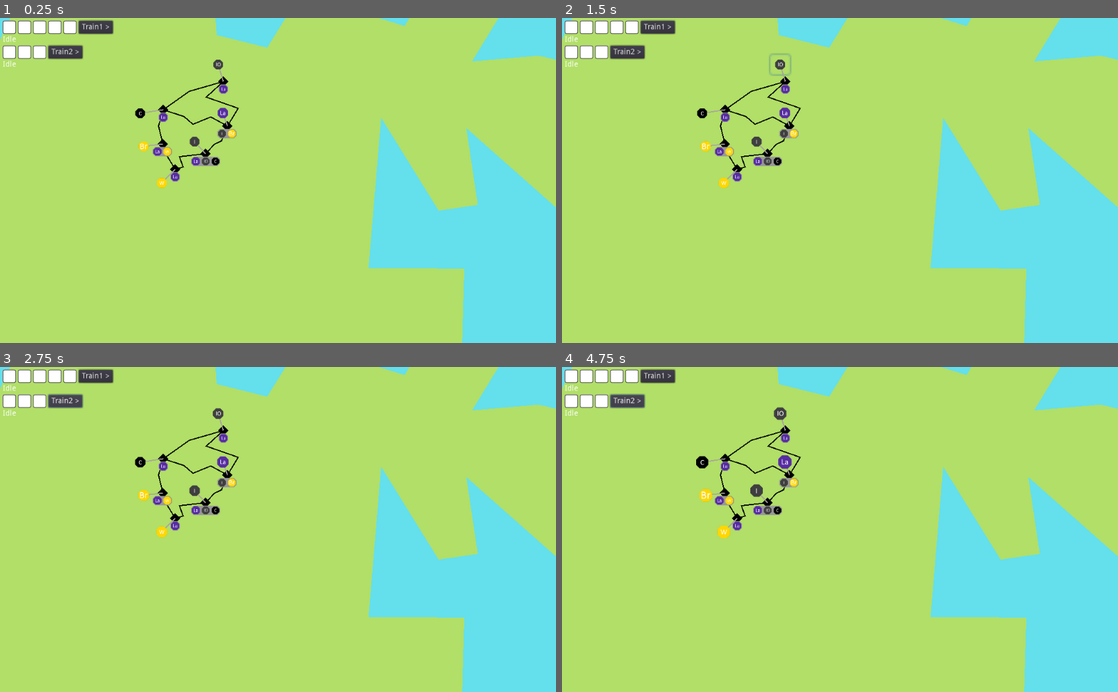
Above: before the commit, frames 1-4 (two rows, left to right).
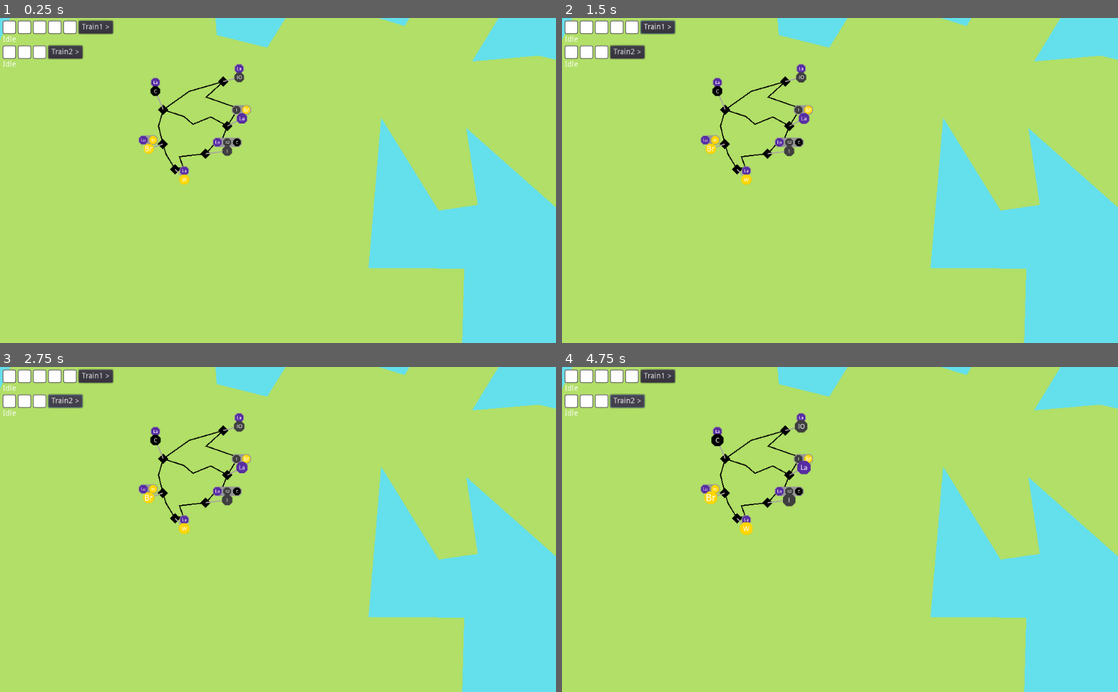
Above: after the commit, the same moments.

Repository: LeBoku/supply-chained
Game: Godot game, scene res://Game.tscn
Two runs of this game, one before a commit and one after it. Both use one fixed random seed, a clock stepped at 60 frames per second and the inputs below.
Inputs (mouse positions are in pixels of both pictures, inside the frame that each line leads up to):
- Up to frame 1 (0.25 s): no input
- Up to frame 2 (1.5 s): click "Train1 >" at 0.5 s; click (778, 63) at 1.27 s
- Up to frame 3 (2.75 s): click "Train2 >" at 2 s
- Up to frame 4 (4.75 s): click (778, 412) at 2.77 s; click "Train1 >" at 3.5 s; click "Train2 >" at 4.25 s

The runs differ from the first frame. In frame 1, 1.6% of the frame differs, in the area x 24-46%, y 12-53%; in frame 2, 1.7%; in frame 3, 1.6%; in frame 4, 1.8%.

Commit message:
moved requirements to production

Diff:
--- a/supply-chained/Game.tscn
+++ b/supply-chained/Game.tscn
@@ -51,7 +51,7 @@
 position = Vector2( 149.667, 158.667 )
 
 [node name="Mine" parent="Map/IronMine" instance=ExtResource( 8 )]
-position = Vector2( -4.78914, -15.6579 )
+position = Vector2( 14.566, -3.86681 )
 produces = "iron-ore"
 
 [node name="Rail3" parent="Map" instance=ExtResource( 3 )]
@@ -61,7 +61,7 @@
 position = Vector2( 94.3333, 184.667 )
 
 [node name="Mine" parent="Map/CoalMine" instance=ExtResource( 8 )]
-position = Vector2( -21.2435, 3.273 )
+position = Vector2( -7.22768, -17.1945 )
 produces = "coal"
 
 [node name="Rail" parent="Map" instance=ExtResource( 3 )]
@@ -71,7 +71,7 @@
 position = Vector2( 153.46, 199.748 )
 
 [node name="Labor" parent="Map/Town" instance=ExtResource( 8 )]
-position = Vector2( -4.22884, -12.0584 )
+position = Vector2( 13.3466, -6.94152 )
 requires = PoolStringArray( "iron", "bread" )
 produces = "labor"
 
@@ -82,7 +82,7 @@
 position = Vector2( 133.333, 225.333 )
 
 [node name="Iron" parent="Map/Smelter" instance=ExtResource( 8 )]
-position = Vector2( -10.1418, -11.2385 )
+position = Vector2( 19.8921, -2.56205 )
 requires = PoolStringArray( "labor", "iron-ore", "coal" )
 produces = "iron"
 
@@ -93,7 +93,7 @@
 position = Vector2( 94.0024, 216.343 )
 
 [node name="Mill" parent="Map/Mill" instance=ExtResource( 8 )]
-position = Vector2( -17.7059, 2.1099 )
+position = Vector2( -13.034, 4.33464 )
 requires = PoolStringArray( "labor", "wheat" )
 produces = "bread"
 
@@ -104,7 +104,7 @@
 position = Vector2( 105.333, 239.667 )
 
 [node name="Farm" parent="Map/Farm" instance=ExtResource( 8 )]
-position = Vector2( -12.3226, 12.5649 )
+position = Vector2( 8.36742, 9.45028 )
 produces = "wheat"
 
 [node name="Rail2" parent="Map" instance=ExtResource( 3 )]
--- a/supply-chained/Production/Production.gd
+++ b/supply-chained/Production/Production.gd
@@ -14,6 +14,8 @@
 	$Connector.add_point(Vector2())
 	$Connector.add_point(-position)
 
+	$Requirements.display_requirements(requires)
+
 func _on_Button_pressed():
 	$"/root/RouteBuilder".add_step(get_parent(), self)
 
--- a/supply-chained/Production/Production.tscn
+++ b/supply-chained/Production/Production.tscn
@@ -1,24 +1,13 @@
-[gd_scene load_steps=5 format=2]
+[gd_scene load_steps=6 format=2]
 
 [ext_resource path="res://production/Production.gd" type="Script" id=1]
 [ext_resource path="res://material/icons/placeholder.png" type="Texture" id=2]
 [ext_resource path="res://util/highlighter/Highlighter.tscn" type="PackedScene" id=3]
 [ext_resource path="res://production/SpriteTool.gd" type="Script" id=4]
+[ext_resource path="res://production/Requirements.tscn" type="PackedScene" id=5]
 
 [node name="Production" type="Position2D"]
 script = ExtResource( 1 )
-
-[node name="Button" type="Button" parent="."]
-margin_left = -10.0
-margin_top = -10.0
-margin_right = 10.0
-margin_bottom = 10.0
-grow_horizontal = 2
-grow_vertical = 2
-flat = true
-__meta__ = {
-"_edit_use_anchors_": false
-}
 
 [node name="Sprite" type="Sprite" parent="."]
 scale = Vector2( 0.2, 0.2 )
@@ -33,4 +22,20 @@
 width = 1.0
 default_color = Color( 0.666667, 0.643137, 0.643137, 1 )
 
+[node name="Requirements" parent="." instance=ExtResource( 5 )]
+margin_top = -11.732
+margin_bottom = -3.73195
+
+[node name="Button" type="Button" parent="."]
+margin_left = -10.0
+margin_top = -13.0
+margin_right = 10.0
+margin_bottom = 7.0
+grow_horizontal = 2
+grow_vertical = 2
+flat = true
+__meta__ = {
+"_edit_use_anchors_": false
+}
+
 [connection signal="pressed" from="Button" to="." method="_on_Button_pressed"]
--- /dev/null
+++ b/supply-chained/production/Requirements-box-style.tres
@@ -0,0 +1,12 @@
+[gd_resource type="StyleBoxFlat" format=2]
+
+[resource]
+content_margin_left = 0.0
+content_margin_right = 0.0
+content_margin_top = 0.0
+content_margin_bottom = 0.0
+corner_radius_top_left = 2
+corner_radius_top_right = 2
+corner_radius_bottom_right = 2
+corner_radius_bottom_left = 2
+corner_detail = 1
--- /dev/null
+++ b/supply-chained/production/Requirements.gd
@@ -0,0 +1,11 @@
+extends PanelContainer
+
+func display_requirements(requires:PoolStringArray):
+	visible = len(requires) > 0
+	for r in requires:
+		var icon = $"/root/MaterialHelper".get_icon(r)
+		var sprite = $Box/Template.duplicate()
+		sprite.texture = icon
+		$Box.add_child(sprite)
+
+	$Box/Template.visible=false
--- /dev/null
+++ b/supply-chained/production/Requirements.tscn
@@ -0,0 +1,33 @@
+[gd_scene load_steps=4 format=2]
+
+[ext_resource path="res://material/icons/placeholder.png" type="Texture" id=1]
+[ext_resource path="res://production/Requirements.gd" type="Script" id=2]
+[ext_resource path="res://production/Requirements-box-style.tres" type="StyleBox" id=3]
+
+[node name="Requirements" type="PanelContainer"]
+margin_left = -4.00543
+margin_top = 3.23423
+margin_right = 3.99457
+margin_bottom = 11.2342
+grow_horizontal = 2
+grow_vertical = 2
+custom_styles/panel = ExtResource( 3 )
+script = ExtResource( 2 )
+__meta__ = {
+"_edit_use_anchors_": false
+}
+
+[node name="Box" type="HBoxContainer" parent="."]
+margin_right = 8.0
+margin_bottom = 8.0
+custom_constants/separation = 1
+__meta__ = {
+"_edit_use_anchors_": false
+}
+
+[node name="Template" type="TextureRect" parent="Box"]
+margin_right = 8.0
+margin_bottom = 8.0
+rect_min_size = Vector2( 8, 8 )
+texture = ExtResource( 1 )
+expand = true
--- a/supply-chained/station/Station.gd
+++ b/supply-chained/station/Station.gd
@@ -11,8 +11,6 @@
 func _ready():
 	for production in Util.get_children_with_group(self, "Production"):
 		requires.append_array(production.requires)
-
-	display_requirements()
 
 func get_connected_stations():
 	var stations = []
@@ -36,13 +34,3 @@
 
 	yield(get_tree().create_timer(timeout), "timeout")
 	return cargo
-
-func display_requirements():
-	$Requirements.visible = len(requires) > 0
-	for r in requires:
-		var icon = $"/root/MaterialHelper".get_icon(r)
-		var sprite = $Requirements/Box/Template.duplicate()
-		sprite.texture = icon
-		$Requirements/Box.add_child(sprite)
-
-	$Requirements/Box/Template.visible=false
--- a/supply-chained/station/Station.tscn
+++ b/supply-chained/station/Station.tscn
@@ -1,19 +1,7 @@
-[gd_scene load_steps=5 format=2]
+[gd_scene load_steps=3 format=2]
 
 [ext_resource path="res://station/Station.gd" type="Script" id=1]
 [ext_resource path="res://img/resource.png" type="Texture" id=2]
-[ext_resource path="res://material/icons/placeholder.png" type="Texture" id=3]
-
-[sub_resource type="StyleBoxFlat" id=1]
-content_margin_left = 0.0
-content_margin_right = 0.0
-content_margin_top = 0.0
-content_margin_bottom = 0.0
-corner_radius_top_left = 2
-corner_radius_top_right = 2
-corner_radius_bottom_right = 2
-corner_radius_bottom_left = 2
-corner_detail = 1
 
 [node name="Station" type="Position2D" groups=[
 "Station",
@@ -25,30 +13,3 @@
 light_mask = -2147483647
 scale = Vector2( 0.2, 0.2 )
 texture = ExtResource( 2 )
-
-[node name="Requirements" type="PanelContainer" parent="."]
-margin_left = -4.00543
-margin_top = 3.23423
-margin_right = 3.99457
-margin_bottom = 11.2342
-grow_horizontal = 2
-grow_vertical = 2
-custom_styles/panel = SubResource( 1 )
-__meta__ = {
-"_edit_use_anchors_": false
-}
-
-[node name="Box" type="HBoxContainer" parent="Requirements"]
-margin_right = 8.0
-margin_bottom = 8.0
-custom_constants/separation = 1
-__meta__ = {
-"_edit_use_anchors_": false
-}
-
-[node name="Template" type="TextureRect" parent="Requirements/Box"]
-margin_right = 8.0
-margin_bottom = 8.0
-rect_min_size = Vector2( 8, 8 )
-texture = ExtResource( 3 )
-expand = true
